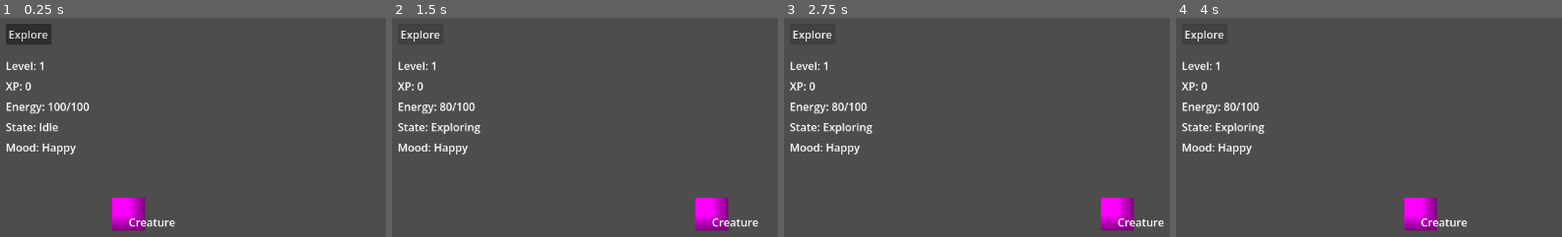
Above: before the commit, frames 1-4 (left to right).
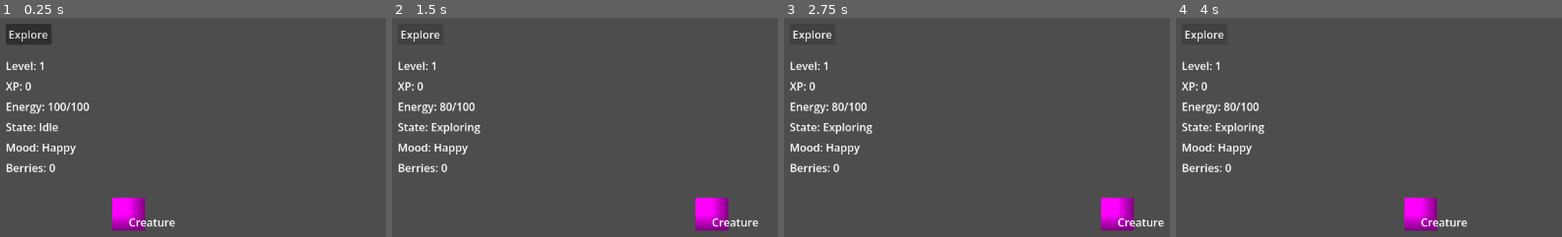
Above: after the commit, the same moments.

Repository: Radhika-15-Agarwal/CreatureGame
Game: Godot game, scene res://scenes/main.tscn
The game is run twice, just before and just after one commit, with the same random seed, the same clock (stepped at 60 frames per second) and the same inputs.
Inputs:
- Up to frame 1 (0.25 s): no input
- Up to frame 2 (1.5 s): click "Explore" at 0.5 s; click "Explore" at 1.25 s
- Up to frame 3 (2.75 s): click "Explore" at 2 s
- Up to frame 4 (4 s): tap Enter at 2.75 s; tap Space at 3.5 s

The runs differ from the first frame. In frame 1, 0.3% of the frame differs, in the area x 1-15%, y 66-71%; in frame 2, 0.3%; in frame 3, 0.3%; in frame 4, 0.3%.

Commit message:
Add exploration rewards and inventory

Diff:
--- a/scenes/main.tscn
+++ b/scenes/main.tscn
@@ -67,4 +67,11 @@
 offset_bottom = 213.0
 text = "Mood: Happy"
 
+[node name="BerryLabel" type="Label" parent="CanvasLayer" unique_id=562186542]
+offset_left = 20.0
+offset_top = 220.0
+offset_right = 80.0
+offset_bottom = 243.0
+text = "Berry: 0"
+
 [connection signal="pressed" from="CanvasLayer/ExploreButton" to="." method="_on_explore_button_pressed"]
--- a/scripts/creature.gd
+++ b/scripts/creature.gd
@@ -1,16 +1,29 @@
 extends CharacterBody2D
 
+# Progression
 var xp := 0
 var level := 1
+
+# Energy
 var energy := 100.0
 var max_energy := 100.0
+var energy_recovery_rate := 0.5
 
-var energy_cost := 20.0
-var energy_recovery_rate := 0.5
+# Exploration
+var exploration_energy_cost := 20.0
+var exploration_xp_reward := 5
+var exploration_duration := 2.0
+
+# Rewards
+var berry_reward := 1
 
 var exploring := false
 
 var home_position : Vector2
+
+var inventory := {
+	"Berry": 0
+}
 
 signal stats_changed
 
@@ -34,7 +47,7 @@
 		return
 
 	exploring = true
-	energy -= energy_cost
+	energy -= exploration_energy_cost
 	stats_changed.emit()
 
 	print("Creature left to explore")
@@ -44,14 +57,16 @@
 
 	await tween.finished
 
-	await get_tree().create_timer(2.0).timeout
+	await get_tree().create_timer(exploration_duration).timeout
 
 	var return_tween = create_tween()
 	return_tween.tween_property(self, "position", home_position, 1.0)
 
 	await return_tween.finished
 
-	gain_xp(5)
+	inventory["Berry"] += berry_reward
+
+	gain_xp(exploration_xp_reward)
 
 	exploring = false
 	stats_changed.emit()
@@ -86,3 +101,6 @@
 		return "Resting"
 	else:
 		return "Idle"
+
+func get_item_count(item_name: String):
+	return inventory.get(item_name, 0)
--- a/scripts/main.gd
+++ b/scripts/main.gd
@@ -7,6 +7,7 @@
 @onready var state_label = $CanvasLayer/StateLabel
 @onready var energy_label = $CanvasLayer/EnergyLabel
 @onready var mood_label = $CanvasLayer/MoodLabel
+@onready var berry_label = $CanvasLayer/BerryLabel
 
 func _on_explore_button_pressed():
 	creature.explore()
@@ -26,3 +27,4 @@
 		int(creature.max_energy)
 	]
 	mood_label.text = "Mood: " + creature.get_mood()
+	berry_label.text = "Berries: %d" % creature.get_item_count("Berry")
